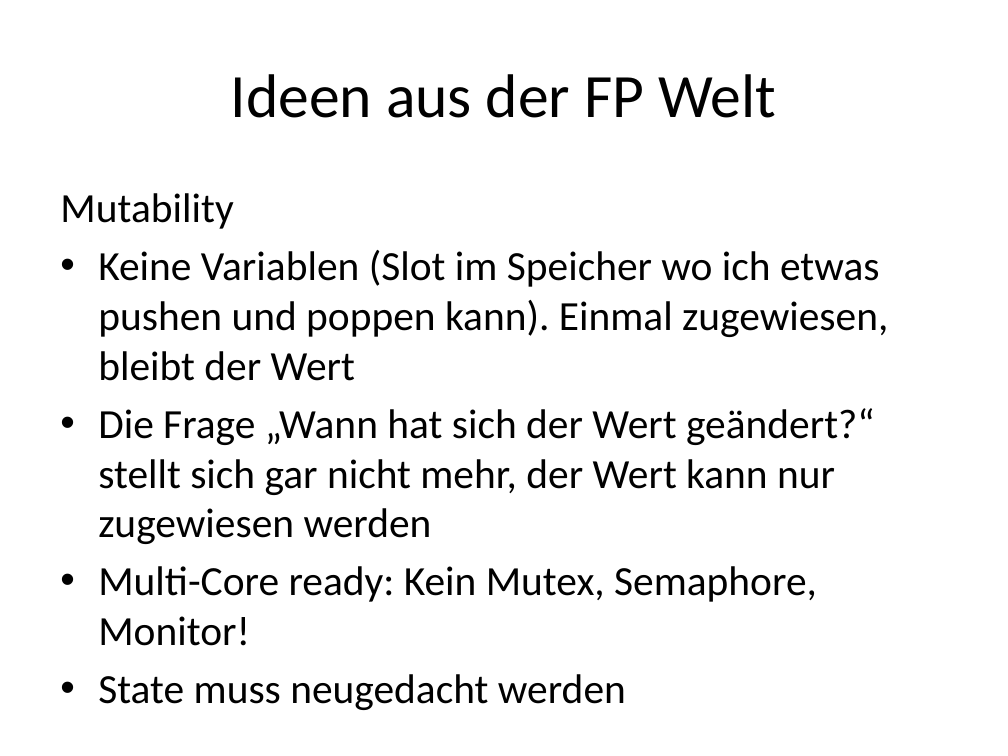
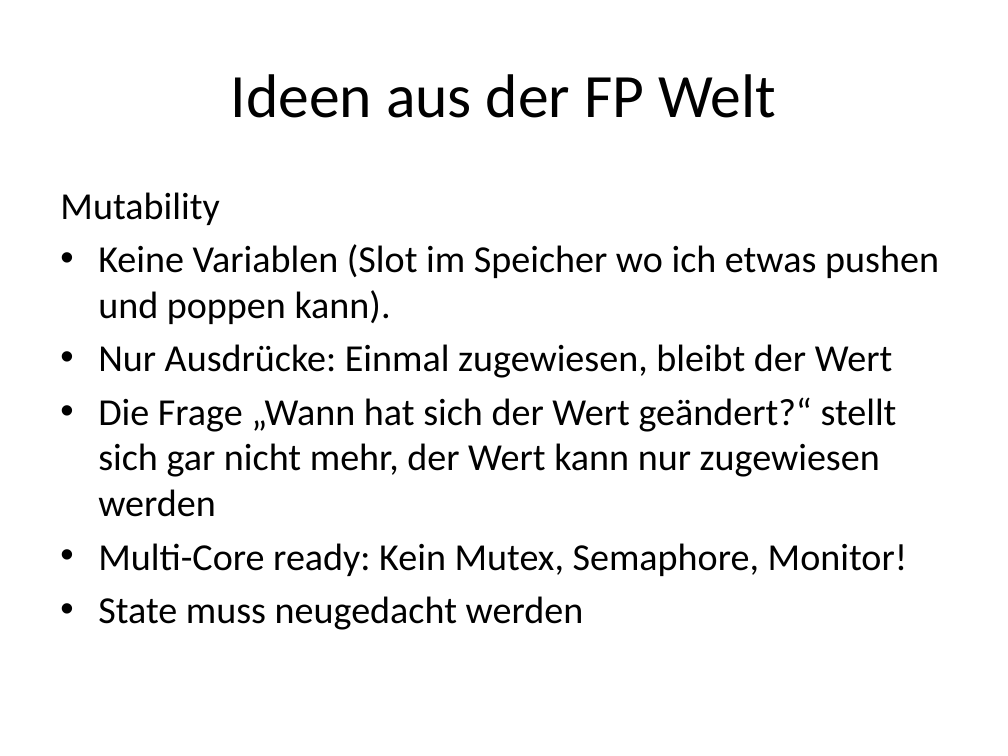
Before and after one commit to nasserbrake/talks, a slide deck: slide 9 of 20151202Extended/FSharp.pptx. Drawn at 1008x756 pixels with LibreOffice and Linux fonts; fonts in the diff are those of the drawing. Boxes give left, top, right and bottom in pixels: in the first picture for what was removed or moved away, otherwise in the second. Text is boxed around its words. In the diff, an @@ line names an element or a change of style, - is before the commit and + after.

```diff
--- a/20151202Extended/FSharp.pptx
+++ b/20151202Extended/FSharp.pptx
@@ text at [60,192,908,630]: size 29.6 to 27.2 pt in "Mutability", "Die Frage „Wann hat sich der Wert ...", "Multi-Core ready: Kein Mutex, Semaphore, Monitor!", "State muss neugedacht werden" @@
@@ text at [98,244,939,378]: text changed; size 29.6 to 27.2 pt @@
-• Keine Variablen (Slot im Speicher wo ich etwas pushen und poppen kann). Einmal zugewiesen, bleibt der Wert
+• Keine Variablen (Slot im Speicher wo ich etwas pushen und poppen kann).
+• Nur Ausdrücke: Einmal zugewiesen, bleibt der Wert
```
Also in this commit, not shown: 2 other slides changed, 1 slide removed, 2 other files.
